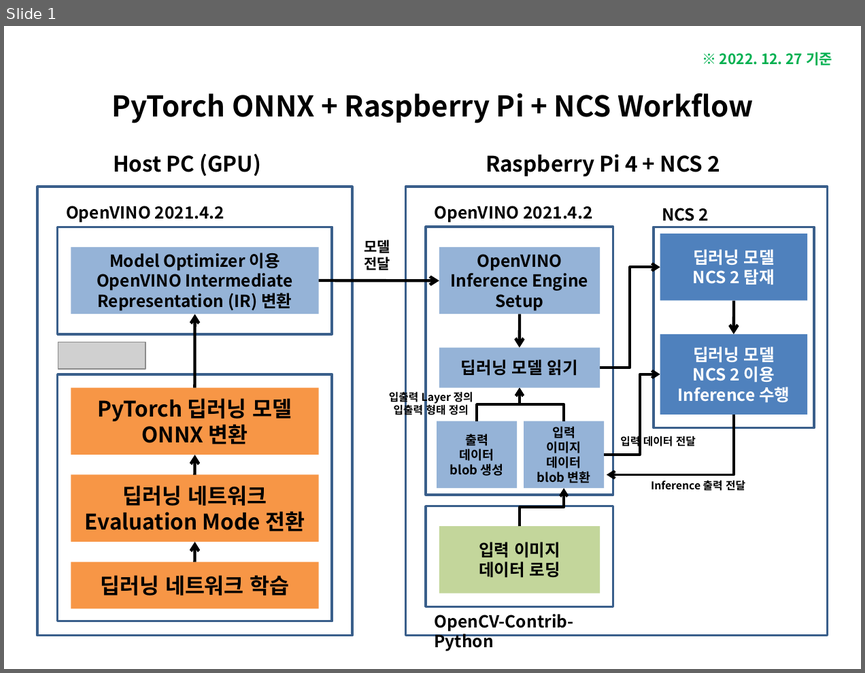
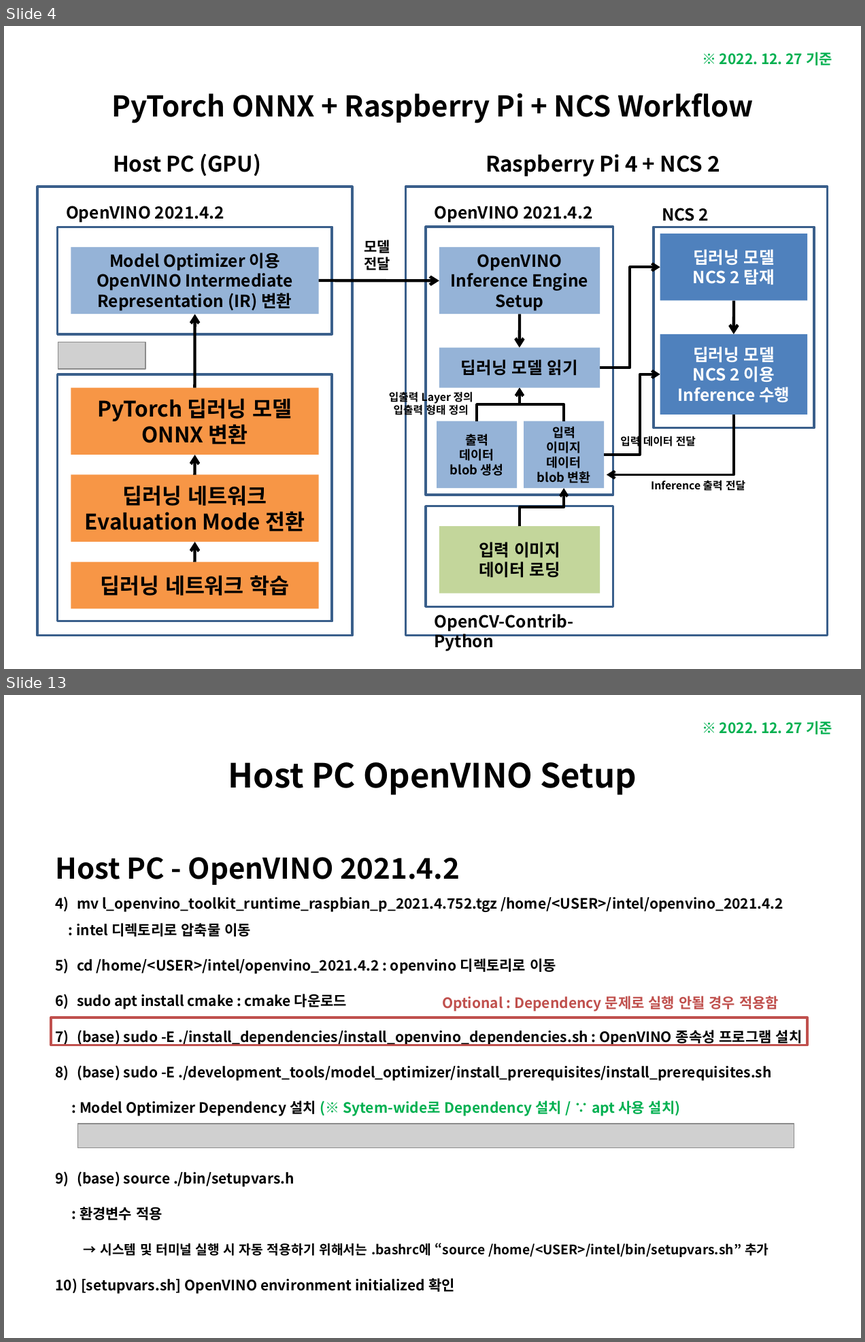
Before and after one commit to luwis93choi/Lecture-Materials-, a slide deck: PyTorch ONNX + Raspberry Pi + NCS Workflow.pptx. Shown one above the other, each under a label of ours: slide 1 before the commit, slides 4 and 13 after it; the slides between them are not shown. The pictures are 865x673 and 865x1342 pixels, drawn with LibreOffice and Linux fonts; fonts in the diff are those of the drawing; grey boxes stand for pictures. Boxes give left, top, right and bottom in pixels: in the first picture for what was removed or moved away, otherwise in the second. Text is boxed around its words. In the diff, an @@ line names an element or a change of style, - is before the commit and + after.

```diff
--- a/PyTorch ONNX + Raspberry Pi + NCS Workflow.pptx
+++ b/PyTorch ONNX + Raspberry Pi + NCS Workflow.pptx
@@ slide 13 added at (4,695,861,1338), background #FFFFFF @@
@@ text added at (719,721,832,734), 12 pt, text #00B050, bold @@
+※ 2022. 12. 27 기준
@@ title added at (228,762,636,795), 28 pt, text #000000, bold @@
+Host PC OpenVINO Setup
@@ text added at (56,857,802,1293), 12 pt, text #000000, bold @@
+Host PC - OpenVINO 2021.4.2
+4) mv l_openvino_toolkit_runtime_raspbian_p_2021.4.752.tgz /home/<USER>/intel/openvino_2021.4.2
+: intel 디렉토리로 압축물 이동
+5) cd /home/<USER>/intel/openvino_2021.4.2 : openvino 디렉토리로 이동
+6) sudo apt install cmake : cmake 다운로드
+7) (base) sudo -E ./install_dependencies/install_openvino_dependencies.sh : OpenVINO 종속성 프로그램 설치
+8) (base) sudo -E ./development_tools/model_optimizer/install_prerequisites/install_prerequisites.sh
+: Model Optimizer Dependency 설치 (※ Sytem-wide로 Dependency 설치 / ∵ apt 사용 설치)
+9) (base) source ./bin/setupvars.h
+: 환경변수 적용
+→ 시스템 및 터미널 실행 시 자동 적용하기 위해서는 .bashrc에 “source /home/<USER>/intel/bin/setupvars.sh” 추가
+10) [setupvars.sh] OpenVINO environment initialized 확인
@@ text added at (442,996,779,1011), 12 pt, text #C0504D, bold @@
+Optional : Dependency 문제로 실행 안될 경우 적용함
@@ rectangle added at (51,1017,808,1045), outline #C0504D 2 pt @@
@@ picture added at (77,1123,794,1147) @@
@@ what was slide 1 is now slide 4 @@
```
Also in this commit, not shown: 5 slides changed, 11 other slides added.
